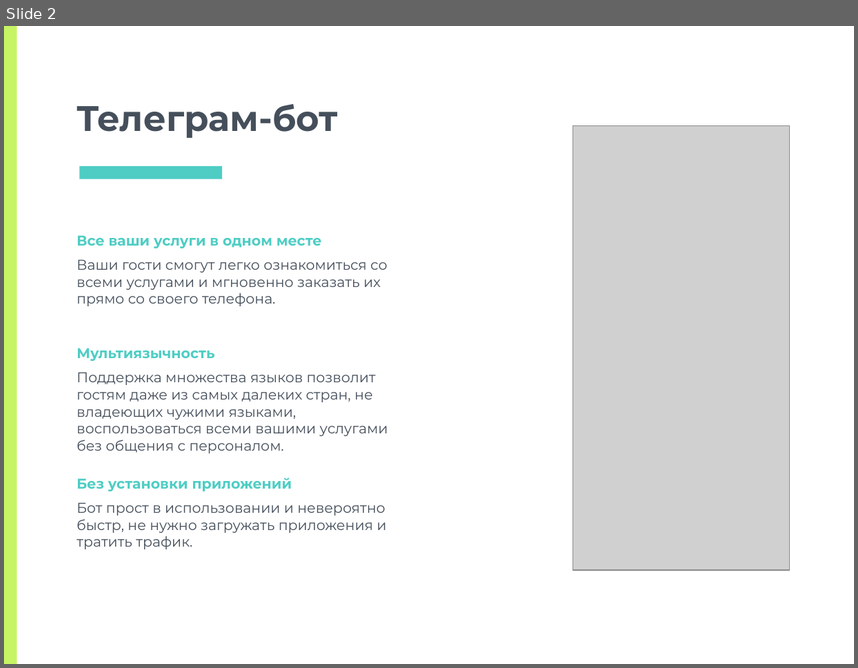
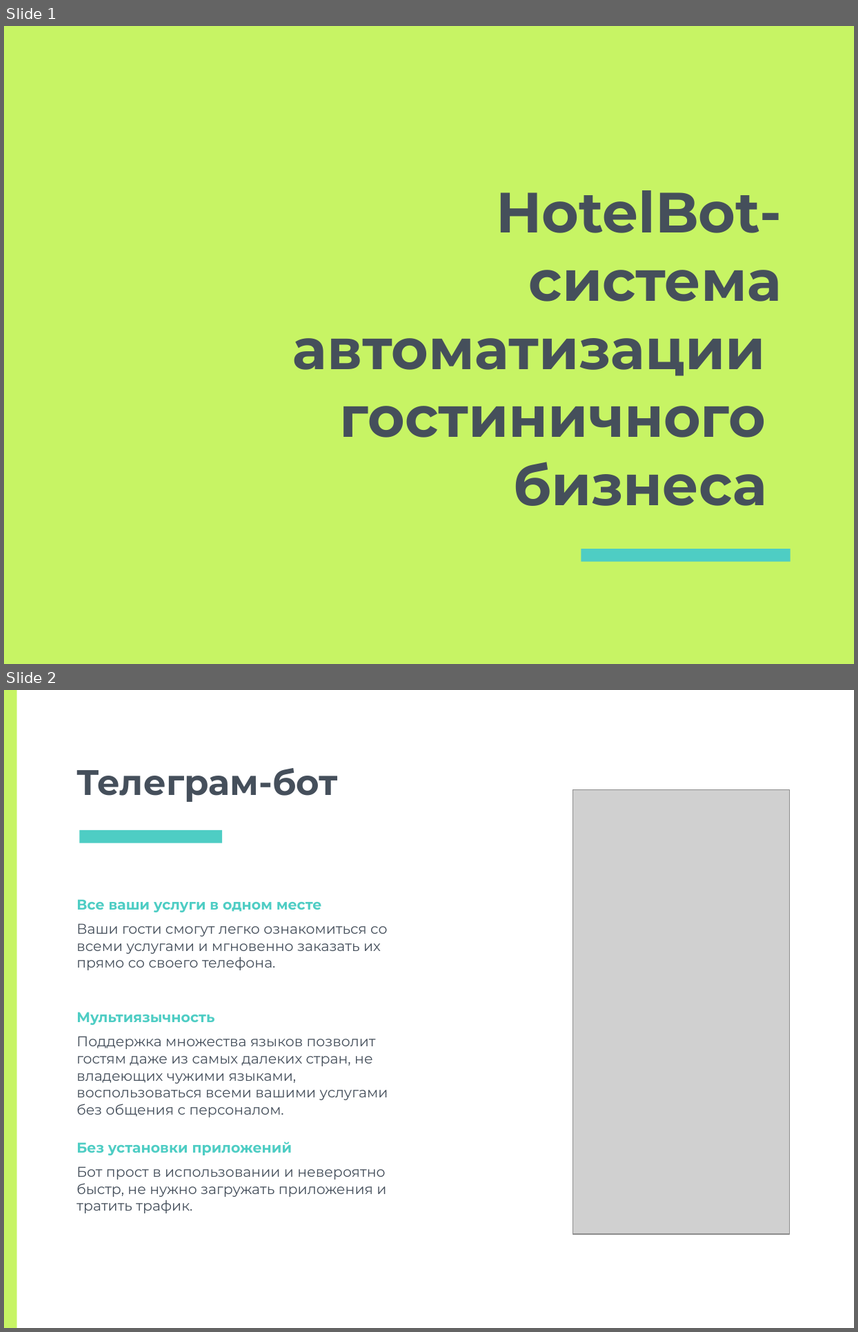
Before and after one commit to alemlange/oooVektorBot, a slide deck: продажи/HotelBot.pptx. Shown one above the other, each under a label of ours: slide 2 before the commit, slides 1 and 2 after it. The pictures are 858x668 and 858x1332 pixels, drawn with LibreOffice and Linux fonts; fonts in the diff are those of the drawing; grey boxes stand for pictures. Boxes give left, top, right and bottom in pixels: in the first picture for what was removed or moved away, otherwise in the second. Text is boxed around its words. In the diff, an @@ line names an element or a change of style, - is before the commit and + after.

```diff
--- a/продажи/HotelBot.pptx
+++ b/продажи/HotelBot.pptx
@@ slide 1 added at box(4, 26, 854, 664), background #C7F464 @@
@@ title added at box(293, 190, 782, 506), 48 pt, text #454F5B, bold @@
+HotelBot- система автоматизации
+гостиничного
+бизнеса
@@ rectangle added at box(582, 549, 791, 561), fill #4ECDC4 @@
```
Also in this commit, not shown: 1 slide removed.
